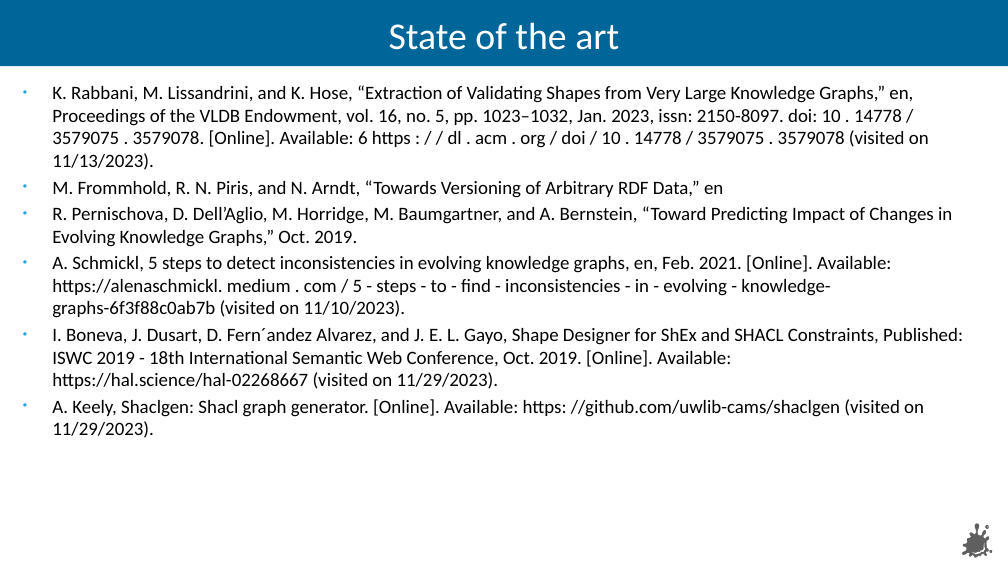
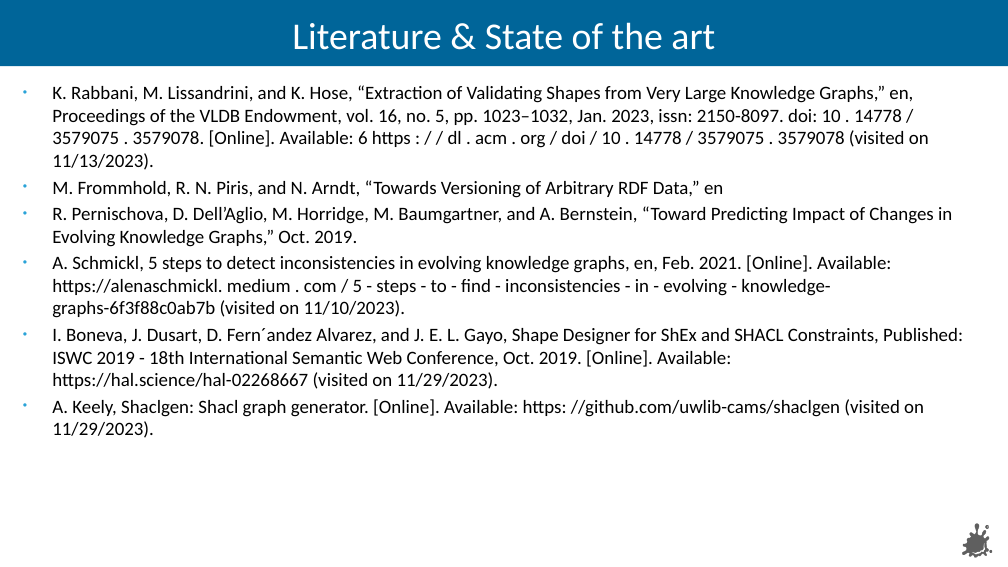
Before and after one commit to Eva0410/QseEvolvingKg, a slide deck: slide 6 of QseEvolvingKgWebApp/notes/Proposal/Proposal_Presentation.pptx. Drawn at 1008x567 pixels with LibreOffice and Linux fonts; fonts in the diff are those of the drawing; background and template pictures are left out. Boxes give left, top, right and bottom in pixels: in the first picture for what was removed or moved away, otherwise in the second. Text is boxed around its words. In the diff, an @@ line names an element or a change of style, - is before the commit and + after.

Commit message:
presentation v2

```diff
--- a/QseEvolvingKgWebApp/notes/Proposal/Proposal_Presentation.pptx
+++ b/QseEvolvingKgWebApp/notes/Proposal/Proposal_Presentation.pptx
@@ title at [292,22,715,50]: text changed @@
-State of the art
+Literature & State of the art
```
Also in this commit, not shown: 1 other slide changed.
